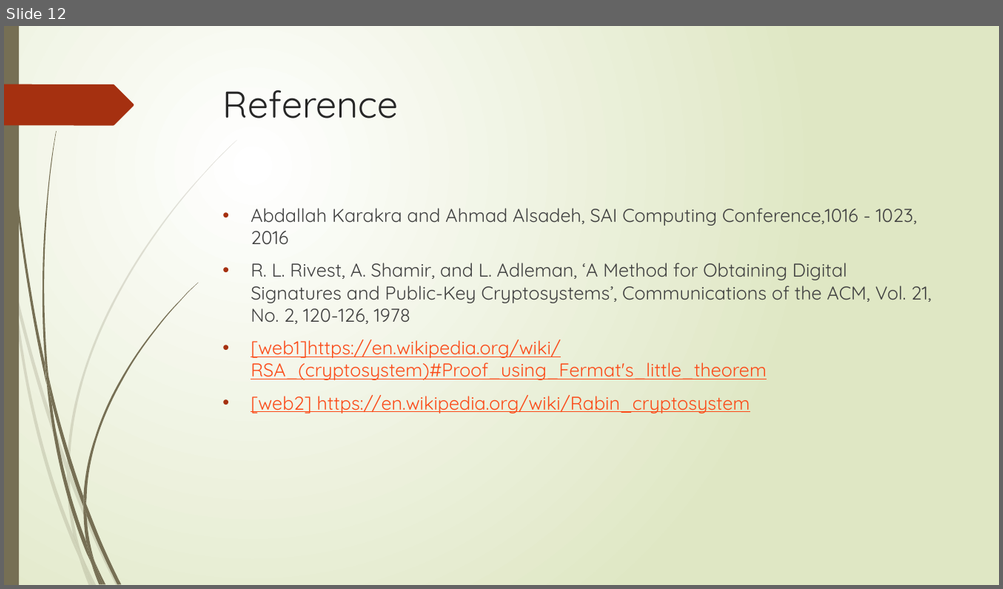
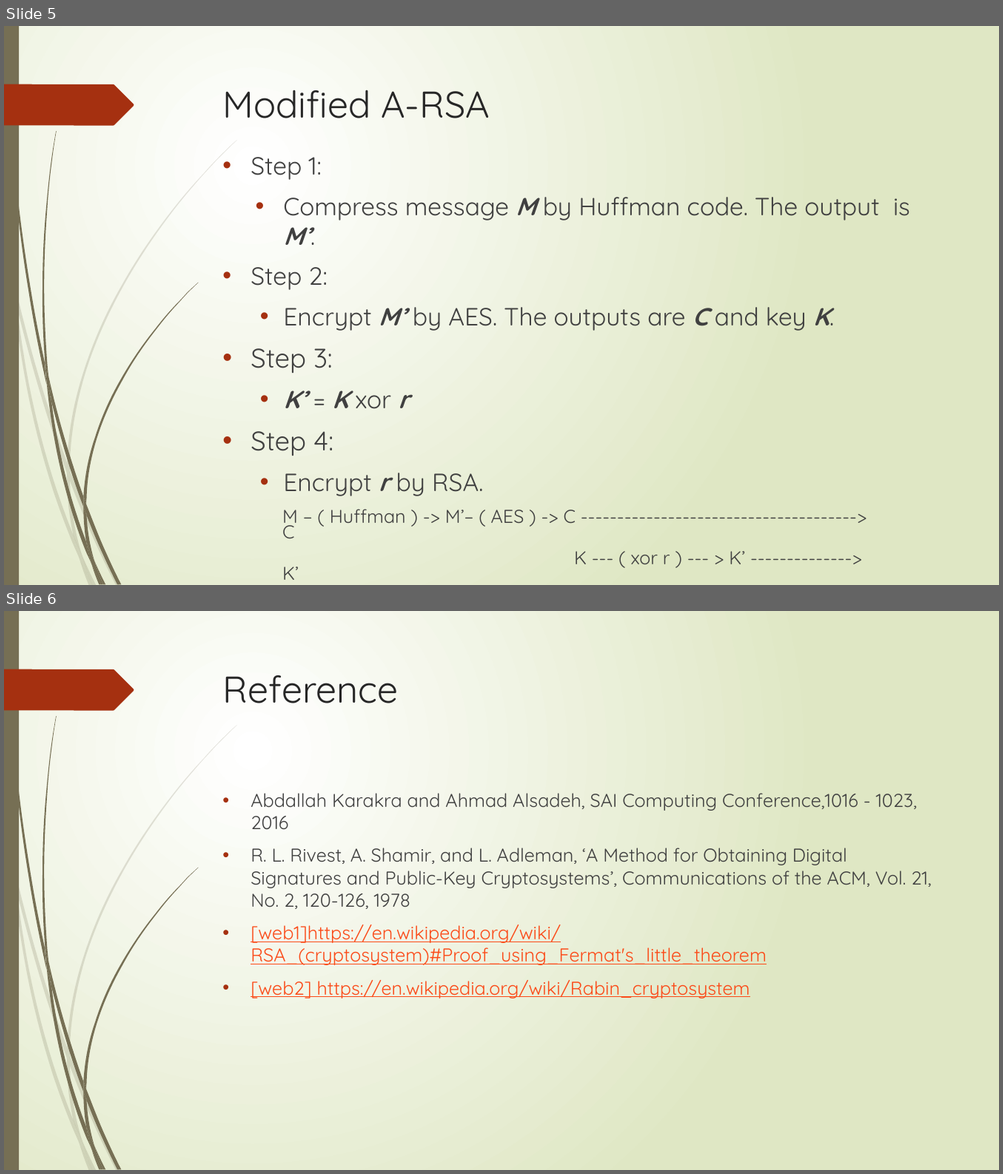
Before and after one commit to PleaseInput/Big-Number, a slide deck: A_RSA.pptx. Shown one above the other, each under a label of ours: slide 12 before the commit, slides 5 and 6 after it. The pictures are 1003x589 and 1003x1174 pixels, drawn with LibreOffice and Linux fonts; fonts in the diff are those of the drawing. Boxes give left, top, right and bottom in pixels: in the first picture for what was removed or moved away, otherwise in the second. Text is boxed around its words. In the diff, an @@ line names an element or a change of style, - is before the commit and + after.

```diff
--- a/A_RSA.pptx
+++ b/A_RSA.pptx
@@ slide 5 added at [4, 26, 999, 585], background gradient #FFFFFF to #DFE8C4; not listed: 24 template elements that a slide beside it also shows @@
@@ title added at [223, 90, 489, 118], 36 pt, text #262626 @@
+Modified A-RSA
@@ text added at [250, 157, 910, 497], 24 pt, text #404040 @@
+  • Step 1:
+    • Compress message M by Huffman code. The output is M’.
+• Step 2:
+  • Encrypt M’ by AES. The outputs are C and key K.
+• Step 3:
+  • K’ = K xor r
+• Step 4:
+  • Encrypt r by RSA.
@@ text added at [282, 509, 745, 580], 18 pt, text #404040 @@
+M – ( Huffman ) -> M’– ( AES ) -> C --------------------------------------> C
+K --- ( xor r ) --- > K’ --------------> K’
+r -- ( RSA ) -> r’
@@ what was slide 12 is now slide 6 @@
```
Also in this commit, not shown: 2 slides changed, 2 other slides added, 9 slides removed.
